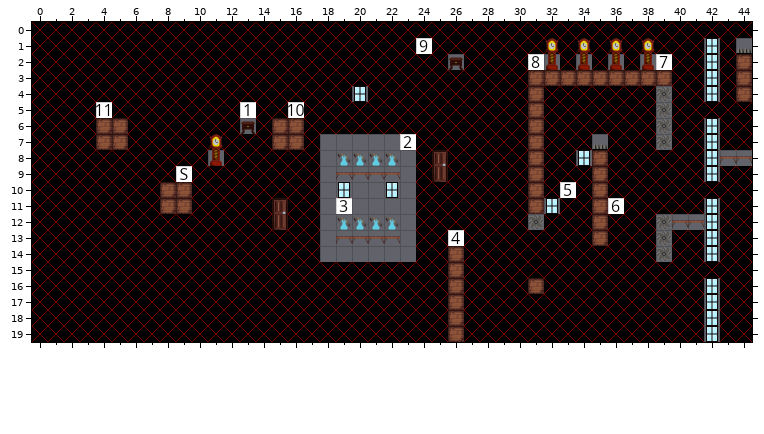
A Tiled map gets an edit: editor/Void.tmx. The picture above is the old version.
Cells are 32x32 px. Shown: x 0..44, y 0..19.
Now the later version:
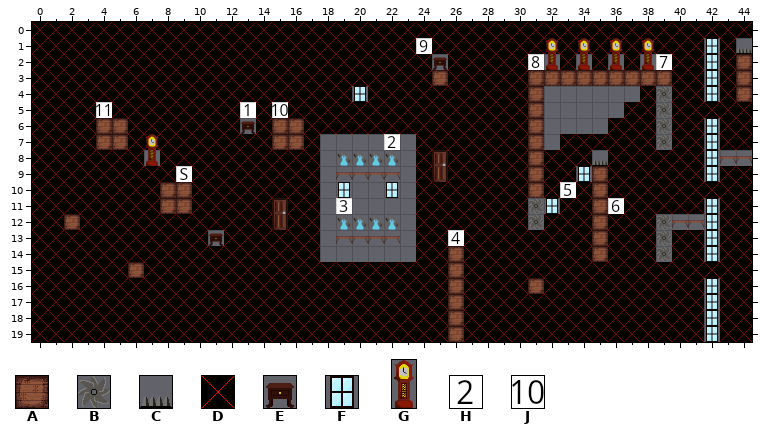
Key: from "Base": A 1 "block", B 3 "saw", C 4 "spikes", D 6 "noJar", E 20 "drawer", F 22 "window", G 24 "clock", H 101 "2", J 109 "10".
_ is an empty cell.
From the commit log: Final void bonus level
From old to new:
{"where": "layer \"Tile Layer 1\""}
{"y":2,"x":25,"old":"DE","new":"ED"}
{"y":3,"x":25,"old":"D","new":"A"}
{"y":4,"x":32,"old":"DDDDDD","new":"______"}
{"y":5,"x":15,"old":"DJ","new":"JD"}
{"y":5,"x":32,"old":"DDDDD","new":"_____"}
{"y":6,"x":32,"old":"DDDD","new":"____"}
{"y":7,"x":22,"old":"_H","new":"H_"}
{"y":7,"x":32,"old":"D","new":"_"}
{"y":7,"x":35,"old":"C","new":"D"}
{"y":8,"x":7,"old":"D","new":"G"}
{"y":8,"x":11,"old":"G","new":"D"}
{"y":8,"x":34,"old":"FA","new":"DC"}
{"y":9,"x":34,"old":"D","new":"F"}
{"y":11,"x":31,"old":"A","new":"B"}
{"y":12,"x":2,"old":"D","new":"A"}
{"y":13,"x":11,"old":"D","new":"E"}
{"y":14,"x":35,"old":"D","new":"A"}
{"y":15,"x":6,"old":"D","new":"A"}
